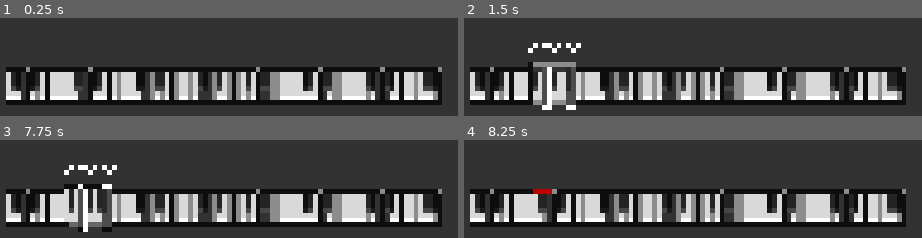
Above: before the commit, frames 1-4 (two rows, left to right).
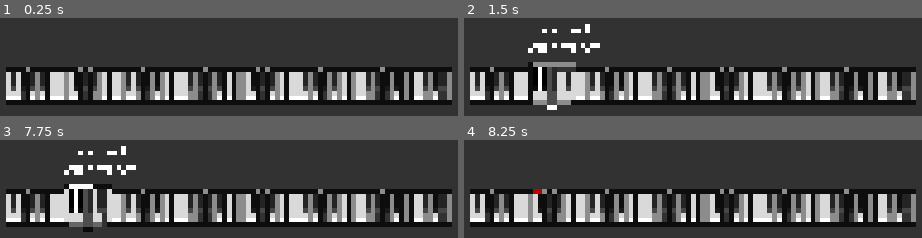
Above: after the commit, the same moments.

Repository: TobyD02/piano-roguelike
Game: Godot game, scene res://Scenes/TestLevels/test_level.tscn
Same seed, same stepped clock (60 frames per second), same inputs: the game is played once before the commit and once after it.
Inputs (mouse positions are in pixels of both pictures, inside the frame that each line leads up to):
- Up to frame 1 (0.25 s): no input
- Up to frame 2 (1.5 s): tap Enter at 0.5 s; move the mouse to (876, 20) at 0.52 s; tap Space at 1.25 s; move the mouse to (537, 65) at 1.27 s
- Up to frame 3 (7.75 s): tap Enter at 2, 3.5 s; move the mouse to (outside the picture) at 2.02 s; tap Space at 2.75, 4.25 s; move the mouse to (outside the picture) at 2.77 s; move the mouse to (outside the picture) at 3.52 s; move the mouse to (outside the picture) at 4.27 s; move the mouse to (274, 165) at 5.02 s; move the mouse to (outside the picture) at 5.77 s; move the mouse to (412, 142) at 6.52 s; move the mouse to (73, 187) at 7.27 s
- Up to frame 4 (8.25 s): move the mouse to (outside the picture) at 8.02 s

The runs differ from the first frame. In frame 1, 11% of the frame differs, in the area x 3-99%, y 50-89%; in frame 2, 14%; in frame 3, 14%, in the area x 3-99%, y 6-94%; in frame 4, 11%.

Commit message:
updated harmonic analysis

Diff:
--- a/Scenes/Card/card.gd
+++ b/Scenes/Card/card.gd
@@ -37,10 +37,10 @@
 	for i in 4:
 		var pressed_note: Note.NoteEnum = notes[randi_range(0, len(notes) - 1)]
 		set_card_note(pressed_note, true)
+	#set_card_note(Note.NoteEnum.NOTE_F_SHARP, true)
 	#set_card_note(Note.NoteEnum.NOTE_G, true)
+	#set_card_note(Note.NoteEnum.NOTE_A, true)
 	#set_card_note(Note.NoteEnum.NOTE_A_SHARP, true)
-	#set_card_note(Note.NoteEnum.NOTE_C_SHARP, true)
-	#set_card_note(Note.NoteEnum.NOTE_E, true)
 
 
 func set_card_note(_note: Note.NoteEnum, _is_pressed: bool):
--- a/Scenes/Globals/HarmonicAnalysis.gd
+++ b/Scenes/Globals/HarmonicAnalysis.gd
@@ -10,13 +10,17 @@
 	var missing_notes: Array[int]
 	var extra_notes: Array[int]
 
+	var is_sus_chord: bool
+
+	var alterations = 0
+
 	func _init(
 			_name: String,
 			_required: Array[int],
-			_optional: Array[int] = [],
+			_is_sus: bool
 		):
 		required_notes = _required
-		optional_notes = _optional
+		is_sus_chord = _is_sus
 		chord_name = _name
 
 	func score(_intervals: Array[int]) -> int:
@@ -30,6 +34,10 @@
 			else:
 				missing_notes.append(note)
 
+		if is_sus_chord:
+			if _intervals.has(4):
+				score -= REQUIRED_SCORE
+
 		for note in optional_notes:
 			if _intervals.has(note):
 				score += OPTIONAL_SCORE
@@ -38,22 +46,29 @@
 			if (note not in required_notes) and (note not in optional_notes):
 				extra_notes.append(note)
 
+		get_name("")
+		score -= alterations
+
 		return score
 
 	func get_name(root_note: String) -> String:
+		alterations = 0
+
 		var _name = root_note + chord_name
 		_name = _name_extras(_name)
 		_name = _name_missing(_name)
-
 		return _name
+
 
 	func _name_missing(_name: String) -> String:
 		var _ommitted = []
 
 		for note in missing_notes:
 			if note == 4:
+				alterations += 3 # Significant alteration
 				_ommitted.append("no3")
 			if note == 7:
+				#alterations += 1 # A missing 5 "musically" is not considered a signficant modification
 				_ommitted.append("no5")
 
 		if _ommitted.size() > 0:
@@ -70,88 +85,91 @@
 		var has_eleven = (extra_notes.has(5) or extra_notes.has(6))
 		var has_thirteen = (extra_notes.has(8) or extra_notes.has(9))
 
-		if has_seven and not has_nine:
-			if extra_notes.has(10):
-				if _name.find("maj") > -1:
-					_name = _name.replace("maj", "")
-				_name += "7"
-
-			if extra_notes.has(11):
-				if _name.find("maj") == -1:
-					_name += "maj"
-				_name += "7"
+		if extra_notes.has(11):
+			if _name.find("Maj") == -1:
+				_name += "Maj"
+		elif (extra_notes.has(10)) or (has_nine or has_eleven or has_thirteen):
+			if _name.find("Maj") != -1:
+				_name = _name.replace("Maj", "")
+
+		if has_seven and not extra_notes.has(2):
+			alterations += 1
+			_name += "7"
+		elif has_seven and extra_notes.has(2):
+			alterations += 1
+			_name += "9"
 
 		if has_thirteen:
 			if not has_eleven:
+				if not has_seven and not is_sus_chord: # If no seventh, then it is a 6 chord
+					alterations += 1
+					_name += "6"
+				else:
+					if extra_notes.has(8):
+						alterations += 1
+						_name += "Add(b13)"
+					else:
+						alterations += 1
+						_name += "Add13"
+			else:
 				if extra_notes.has(8):
-					_name += "(add♭6)"
-				elif (has_nine or has_seven):
-					_name += "add13"
+					alterations += 1
+					_name += "b13"
 				else:
-					_name += "add6"
-
-
+					alterations += 1
+					_name += "13"
+
+		if has_eleven and not has_thirteen:
+			if not has_nine:
+				if not missing_notes.has(4): # Alternate case (sus chords) are checked in missing notes
+					if extra_notes.has(5):
+						alterations += 1
+						_name += "Add11"
+					else:
+						alterations += 1
+						_name += "Add(#11)"
+			else:
+				if extra_notes.has(5):
+					alterations += 1
+					_name += "11"
+				else:
+					alterations += 1
+					_name += "#11"
+
+		if has_nine and not has_eleven:
+			if not has_seven:
+				if not missing_notes.has(4): # alternate case (sus chords) are checked in missing notes
+					if extra_notes.has(1):
+						alterations += 1
+						_name += "Add(b9)"
+					elif extra_notes.has(2):
+						alterations += 1
+						_name += "Add9"
+					else:
+						alterations += 1
+						_name += "Add(#9)"
+			else:
+				if extra_notes.has(1):
+					alterations += 1
+					_name += "b9"
+				elif extra_notes.has(3):
+					alterations += 1
+					_name += "#9"
 		return _name
 
 
+
 class Chord:
-	# These are in order of priority - i.e. before maj is moved on from, each inversion is checked
+	# These are in order of priority - i.e. before Maj is moved on from, each inversion is checked
 	var chord_lookup: Array = [
 		# Triads
-		ChordPattern.new("maj", [0, 4, 7]),
-		ChordPattern.new("min", [0, 3, 7]),
-		ChordPattern.new("dim", [0, 3, 6]),
-		ChordPattern.new("aug", [0, 4, 8]),
+		ChordPattern.new("Maj", [0, 4, 7], false),
+		ChordPattern.new("Min", [0, 3, 7], false),
+		ChordPattern.new("Dim", [0, 3, 6], false),
+		ChordPattern.new("Aug", [0, 4, 8], false),
+		ChordPattern.new("Sus2", [0, 2, 7], true),
+		ChordPattern.new("Sus4", [0, 5, 7], true)
 	]
-		#
-		## Suspended
-		#[0, 2, 7]: "sus2",
-		#[0, 5, 7]: "sus4",
-		#
-		## Sixth chords
-		#[0, 4, 7, 9]: "6",
-		#[0, 3, 7, 9]: "m6",
-		#
-		## Seventh chords
-		#[0, 4, 7, 10]: "7",
-		#[0, 4, 7, 11]: "maj7",
-		#[0, 3, 7, 10]: "m7",
-		#[0, 3, 6, 10]: "m7b5",
-		#[0, 3, 6, 9]: "dim7",
-		#
-		## Added tone chords
-		#[0, 2, 4, 7]: "add9",
-		#[0, 3, 7, 14]: "madd9",
-		#[0, 4, 7, 14]: "add9",
-		#[0, 4, 7, 11, 14]: "maj9",
-		#[0, 3, 7, 10, 14]: "m9",
-		#
-		## Ninth chords
-		#[0, 4, 7, 10, 14]: "9",
-		#[0, 4, 8, 10, 14]: "7#5",
-		#[0, 3, 6, 10, 14]: "m9b5",
-		#
-		## Eleventh chords
-		#[0, 4, 7, 10, 14, 17]: "11",
-		#[0, 3, 7, 10, 14, 17]: "m11",
-		#[0, 4, 7, 11, 14, 17]: "maj11",
-		#
-		## Thirteenth chords
-		#[0, 4, 7, 10, 14, 17, 21]: "13",
-		#[0, 4, 7, 11, 14, 17, 21]: "maj13",
-		#[0, 3, 7, 10, 14, 17, 21]: "m13",
-		#
-		## Altered dominants
-		#[0, 4, 7, 10, 13]: "7b9",
-		#[0, 4, 7, 10, 15]: "7#9",
-		#[0, 4, 7, 10, 16]: "7#11",
-		#[0, 4, 7, 10, 20]: "7b13",
-		#[0, 4, 8, 10]: "7#5",
-		#
-		## Power chords
-		#[0, 7]: "5",
-		#[0, 7, 12]: "5"
-	#}
 
 	var notes: Array[Note.NoteEnum] = []
 	var intervals: Array[Interval] = []
@@ -172,7 +190,7 @@
 
 	func _generate_intervals(inversion: int):
 		intervals = [Interval.new(0)]
-		var _notes = notes
+		var _notes = notes.duplicate()
 		_notes.sort()
 		root = _notes[inversion%_notes.size()]
 		for i in range(_notes.size()):
@@ -187,19 +205,17 @@
 		var chosen = ""
 		var best_score = 0
 
-		for chord in chord_lookup:
-			for inversion in notes.size():
-				_generate_intervals(inversion)
-				var intervals = _get_intervals_as_ints()
-				intervals.sort()
-				for pattern in chord_lookup:
-					var score = pattern.score(intervals)
-					if score > best_score:
-						chosen = pattern.get_name(Note.note_enum_to_string[root])
-						best_score = score
-						print("New Best: " + chosen + " | SCORE: " + str(score))
-				#if chord_lookup.get(intervals) != null:
-					#return Note.note_enum_to_string[root] + chord_lookup[intervals]
+		for inversion in notes.size():
+			_generate_intervals(inversion)
+			var intervals = _get_intervals_as_ints()
+			intervals.sort()
+			for pattern in chord_lookup:
+				var score = pattern.score(intervals)
+				print(str(score) + " | " +  pattern.get_name(Note.note_enum_to_string[root]))
+				if score > best_score:
+					chosen = pattern.get_name(Note.note_enum_to_string[root])
+					best_score = score
+					print("New Best: " + chosen + " | SCORE: " + str(score))
 
 		return chosen
 
@@ -214,16 +230,16 @@
 	const names_lookup: Dictionary[int, Array] = {
 		0: ["Perfect Unison"],
 		1: ["Minor Second", "Augmented Unison"],
-		2: ["Major Second", "Diminished Third"],
+		2: ["Major Second", "DiMinished Third"],
 		3: ["Minor Third", "Augmented Second"],
-		4: ["Major Third", "Diminished Fourth"],
+		4: ["Major Third", "DiMinished Fourth"],
 		5: ["Perfect Fourth", "Augmented Third"],
-		6: ["Diminished Fifth", "Tritone", "Augmented Fourth"],
-		7: ["Perfect Fifth", "Diminished Sixth"],
+		6: ["DiMinished Fifth", "Tritone", "Augmented Fourth"],
+		7: ["Perfect Fifth", "DiMinished Sixth"],
 		8: ["Minor Sixth", "Augmented Fifth"],
-		9: ["Major Sixth", "Diminished Seventh"],
+		9: ["Major Sixth", "DiMinished Seventh"],
 		10: ["Minor Seventh", "Augmented Sixth"],
-		11: ["Major Seventh", "Diminished Octave"],
+		11: ["Major Seventh", "DiMinished Octave"],
 		12: ["Perfect Octave", "Augmented Seventh"]
 	}
 
--- a/Scenes/HandManager/hand_manager.gd
+++ b/Scenes/HandManager/hand_manager.gd
@@ -8,11 +8,58 @@
 var hand: Array[Card] = []
 
 const CARD_WIDTH = 40
-const HAND_SIZE = 20
+const HAND_SIZE = 40
 const HAND_WIDTH = CARD_WIDTH * 10
+
+const test_chords = [
+	# Triad
+	[Note.NoteEnum.NOTE_C, Note.NoteEnum.NOTE_D_SHARP, Note.NoteEnum.NOTE_G],
+
+	# 6th
+	[Note.NoteEnum.NOTE_C, Note.NoteEnum.NOTE_D_SHARP, Note.NoteEnum.NOTE_G, Note.NoteEnum.NOTE_A],
+
+	# 7th
+	[Note.NoteEnum.NOTE_C, Note.NoteEnum.NOTE_D_SHARP, Note.NoteEnum.NOTE_G, Note.NoteEnum.NOTE_B], # Cmaj7
+	[Note.NoteEnum.NOTE_C, Note.NoteEnum.NOTE_D_SHARP, Note.NoteEnum.NOTE_G, Note.NoteEnum.NOTE_A_SHARP], # C7 (B♭)
+
+	# 9th
+	[Note.NoteEnum.NOTE_C, Note.NoteEnum.NOTE_D_SHARP, Note.NoteEnum.NOTE_G, Note.NoteEnum.NOTE_B, Note.NoteEnum.NOTE_D], # Cmaj9
+	[Note.NoteEnum.NOTE_C, Note.NoteEnum.NOTE_D_SHARP, Note.NoteEnum.NOTE_G, Note.NoteEnum.NOTE_A_SHARP, Note.NoteEnum.NOTE_D], # C9
+
+	# 11th
+	[Note.NoteEnum.NOTE_C, Note.NoteEnum.NOTE_D_SHARP, Note.NoteEnum.NOTE_G, Note.NoteEnum.NOTE_B, Note.NoteEnum.NOTE_D, Note.NoteEnum.NOTE_F], # Cmaj11
+	[Note.NoteEnum.NOTE_C, Note.NoteEnum.NOTE_D_SHARP, Note.NoteEnum.NOTE_G, Note.NoteEnum.NOTE_A_SHARP, Note.NoteEnum.NOTE_D, Note.NoteEnum.NOTE_F], # C11
+
+	# 13th
+	[Note.NoteEnum.NOTE_C, Note.NoteEnum.NOTE_D_SHARP, Note.NoteEnum.NOTE_G, Note.NoteEnum.NOTE_B, Note.NoteEnum.NOTE_D, Note.NoteEnum.NOTE_F, Note.NoteEnum.NOTE_A], # Cmaj13
+	[Note.NoteEnum.NOTE_C, Note.NoteEnum.NOTE_D_SHARP, Note.NoteEnum.NOTE_G, Note.NoteEnum.NOTE_A_SHARP, Note.NoteEnum.NOTE_D, Note.NoteEnum.NOTE_F, Note.NoteEnum.NOTE_A], # C13
+
+	# Suspended chords
+	[Note.NoteEnum.NOTE_C, Note.NoteEnum.NOTE_F, Note.NoteEnum.NOTE_G], # Csus4
+	[Note.NoteEnum.NOTE_C, Note.NoteEnum.NOTE_D, Note.NoteEnum.NOTE_G], # Csus2
+
+	# Added tone chords
+	[Note.NoteEnum.NOTE_C, Note.NoteEnum.NOTE_D_SHARP, Note.NoteEnum.NOTE_G, Note.NoteEnum.NOTE_D], # Cadd9
+	[Note.NoteEnum.NOTE_C, Note.NoteEnum.NOTE_D_SHARP, Note.NoteEnum.NOTE_G, Note.NoteEnum.NOTE_F], # Cadd11
+	[Note.NoteEnum.NOTE_C, Note.NoteEnum.NOTE_D_SHARP, Note.NoteEnum.NOTE_G, Note.NoteEnum.NOTE_A], # Cadd6
+
+	# Altered dominant colours
+	[Note.NoteEnum.NOTE_C, Note.NoteEnum.NOTE_D_SHARP, Note.NoteEnum.NOTE_G, Note.NoteEnum.NOTE_A_SHARP, Note.NoteEnum.NOTE_C_SHARP], # C7#9
+	[Note.NoteEnum.NOTE_C, Note.NoteEnum.NOTE_D_SHARP, Note.NoteEnum.NOTE_G, Note.NoteEnum.NOTE_A_SHARP, Note.NoteEnum.NOTE_D_SHARP], # C7#5 / C7#11 colour
+	[Note.NoteEnum.NOTE_C, Note.NoteEnum.NOTE_D_SHARP, Note.NoteEnum.NOTE_G, Note.NoteEnum.NOTE_A_SHARP, Note.NoteEnum.NOTE_D], # C7b9
+]
 
 func _ready():
 	_generate_hand()
+
+func _generate_chord(card: Card, idx: int = -1):
+
+	var chord = test_chords[randi_range(0, test_chords.size() - 1)]
+	if idx != -1:
+		chord = test_chords[idx % test_chords.size() - 1]
+
+	for note in chord:
+		card.set_card_note(note, true)
 
 func _generate_hand():
 	var start_x = -HAND_WIDTH/2
@@ -24,3 +71,4 @@
 		add_child(card)
 
 		card.global_position = Vector2(start_x + idx * x_off, start_y)
+		#_generate_chord(card, idx)
